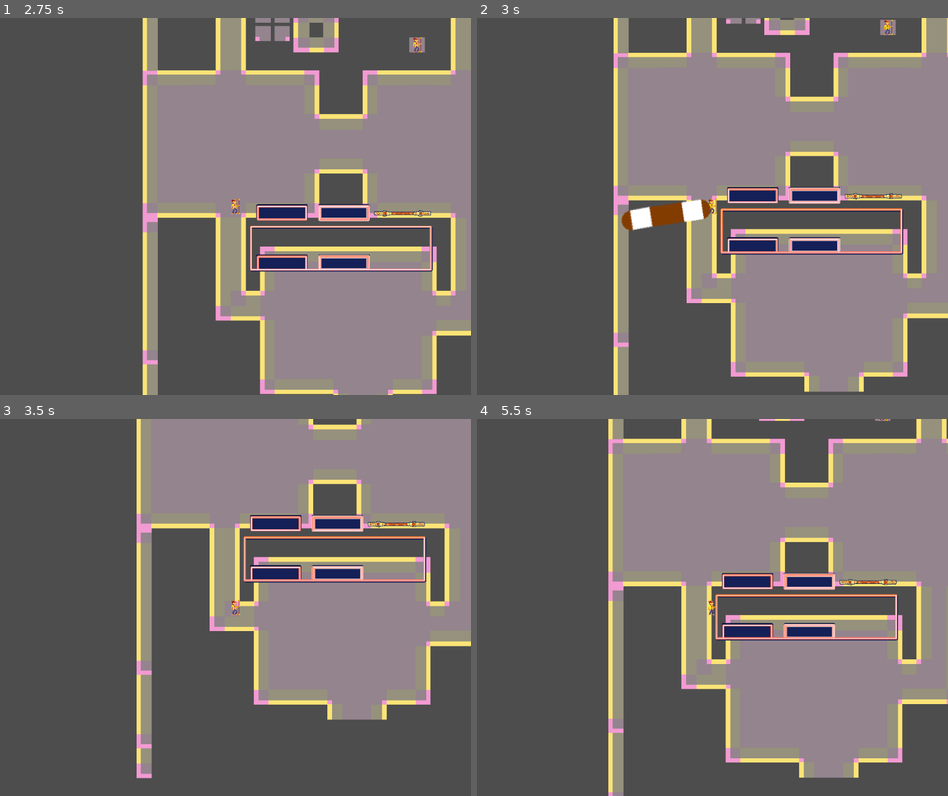
Above: before the commit, frames 1-4 (two rows, left to right).
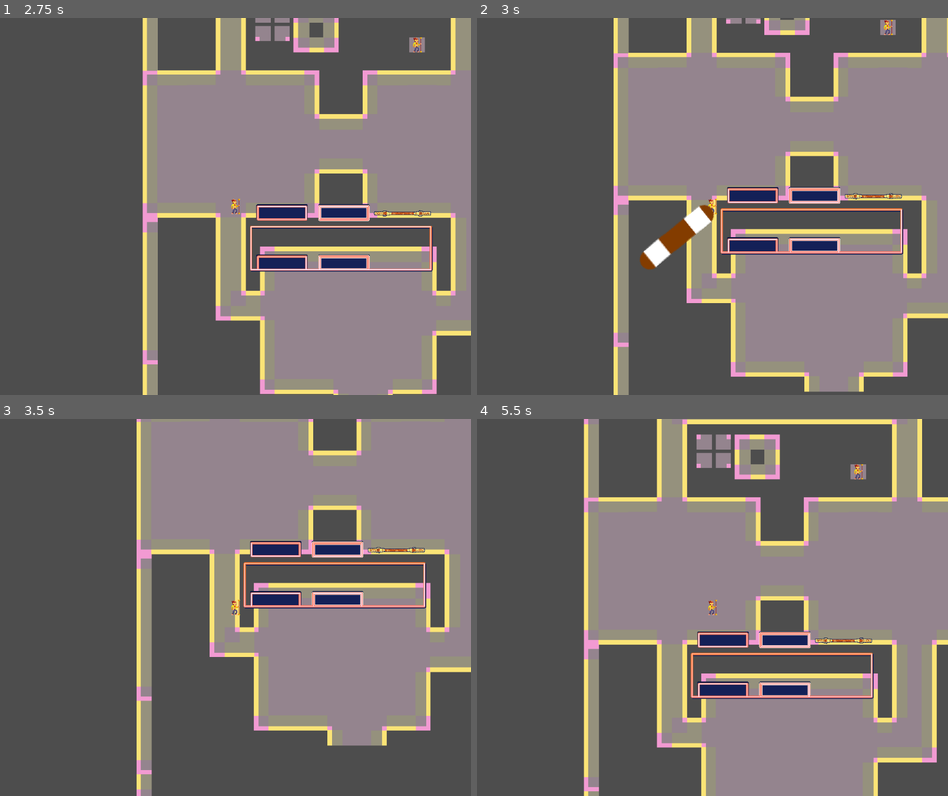
Above: after the commit, the same moments.

Repository: nonagaga/pizza-jam
Game: Godot game, scene res://Utility/SceneManager/scene_manager.tscn
Same seed, same stepped clock (60 frames per second), same inputs: the game is played once before the commit and once after it. The engine's default icon, where the game draws it, is replaced by a stand-in: a white triangle on a blue panel in a dark square.
Inputs (mouse positions are in pixels of both pictures, inside the frame that each line leads up to):
- Up to frame 1 (2.75 s): click "Start" at 0.5 s; click "Start" at 1.25 s; move the mouse to (339, 187) at 2.02 s; hold D (Move Right) from 2.03 s (still down); click (339, 187) at 2.1 s; tap Space (ui_select) at 2.27 s
- Up to frame 2 (3 s): move the mouse to (618, 225) at 2.77 s; release D (Move Right) at 2.78 s; hold S (Move Down) from 2.78 s (still down); click (618, 225) at 2.85 s
- Up to frame 3 (3.5 s): keep holding S (Move Down); tap Space (ui_select) at 3.02 s
- Up to frame 4 (5.5 s): move the mouse to (759, 524) at 3.52 s; release S (Move Down) at 3.53 s; hold D (Move Right) 3.53-4.28 s; click (759, 524) at 3.6 s; move the mouse to (688, 682) at 4.27 s; hold W (Move Up) 4.28-5.03 s; click (688, 682) at 4.35 s; tap Space (ui_select) at 4.52, 5.27 s; move the mouse to (853, 664) at 5.02 s; hold A (Move Left) from 5.03 s (still down); click (853, 664) at 5.1 s

Frame 1 is identical in both runs. In frame 2, 1.7% of the frame differs, in the area x 30-51%, y 47-67%; in frame 3, 18%; in frame 4, 42%, in the area x 22-100%, y 0-100%.

Commit message:
functional health

Diff:
--- a/Abilities/AbilityProjectile.gd
+++ b/Abilities/AbilityProjectile.gd
@@ -9,9 +9,12 @@
 var _time_alive = 0.0 as float
 @export var follows_owner = false as bool
 
+var originator: Entity
+var ability_roll: AbilityRoll
+
 func _ready() -> void:
-	pass
-	#aim_rotation = rad_to_deg(get_angle_to(get_global_mouse_position()))
+	set_collision_layer_value(9, true)
+	set_collision_mask_value(9, true)
 
 func _physics_process(delta: float) -> void:
 	rotation_degrees = remap(_time_alive, 0.0, lifetime, starting_rotation, ending_rotation)
--- a/Abilities/AbilitySlot.gd
+++ b/Abilities/AbilitySlot.gd
@@ -42,18 +42,8 @@
 	if !can_use_ability():
 		return
 
-	var abroll = ability.ar_modifier.generate_ability_roll()
-	entity.modify_ability_roll(abroll)
-
-	var ms = abroll.get_final_multishot()
-
 	if ability.projectile != null:
-		if ability.tag_melee:
-			var sep_deg = 360.0 / ms
-			for i in range(ms):
-				_spawn_projectile(target_pos, abroll, sep_deg * i)
-		else:
-			_spawn_projectile(target_pos, abroll)
+		_shoot_projectile(target_pos)
 
 	if ability.effects != null:
 		for effect in ability.effects:
@@ -67,9 +57,26 @@
 
 	_slot_countdown = ability.slot_cooldown
 
+func _shoot_projectile(target_pos: Vector2) -> void:
+	var abroll = ability.ar_modifier.generate_ability_roll()
+	entity.modify_ability_roll(abroll)
+
+	var ms = abroll.get_final_multishot()
+
+	if ability.tag_melee:
+		var sep_deg = 360.0 / ms
+		for i in range(ms):
+			_spawn_projectile(target_pos, abroll, sep_deg * i)
+	else:
+		_spawn_projectile(target_pos, abroll)
+
 func _spawn_projectile(target_pos: Vector2, abroll: AbilityRoll,
 		additional_rotation_deg: float = 0.0) -> void:
 	var proj = ability.projectile.instantiate() as AbilityProjectile
+
+	proj.originator = entity
+	proj.ability_roll = abroll
+
 	proj.aim_rotation = rad_to_deg(entity.global_position.angle_to_point(target_pos)
 		) + additional_rotation_deg
 	proj.scale *= abroll.get_final_range()
--- a/Abilities/Circle Swing/Circle Swing Ability.tscn
+++ b/Abilities/Circle Swing/Circle Swing Ability.tscn
@@ -10,12 +10,12 @@
 [sub_resource type="Resource" id="Resource_4ovpc"]
 script = ExtResource("3_q2dc6")
 base_damage = 30.0
-base_multishot = 3.0
+base_multishot = 2.0
 metadata/_custom_type_script = "uid://c0ny0w83asqax"
 
 [sub_resource type="Resource" id="Resource_jo2oe"]
 script = ExtResource("6_cwsp5")
-walk_speed_mult = -0.4
+walk_speed_mult = -0.6
 metadata/_custom_type_script = "uid://r7ii7483bc4a"
 
 [sub_resource type="Resource" id="Resource_oa24y"]
--- a/Abilities/Circle Swing/Circle Swing Effect.tscn
+++ /dev/null
@@ -1,20 +0,0 @@
-[gd_scene format=3 uid="uid://ef2jgprhwdri"]
-
-[ext_resource type="Script" uid="uid://5og2uxwi2y2e" path="res://Effects/EntityEffect.gd" id="1_tuxp0"]
-[ext_resource type="Texture2D" uid="uid://mwakwgr8pkc7" path="res://Abilities/Circle Swing/circle swing.png" id="2_3nq3f"]
-[ext_resource type="Script" uid="uid://r7ii7483bc4a" path="res://Rolls/StatRollModifier.gd" id="3_yvebo"]
-
-[sub_resource type="Resource" id="Resource_7irq2"]
-script = ExtResource("3_yvebo")
-walk_speed_bonus = -2.0
-walk_speed_mult = -0.2
-metadata/_custom_type_script = "uid://r7ii7483bc4a"
-
-[node name="CircleSwingEffect" type="Node" unique_id=1389107003]
-script = ExtResource("1_tuxp0")
-effect_icon = ExtResource("2_3nq3f")
-stat_roll_modifier = SubResource("Resource_7irq2")
-is_permanent = false
-stacks_separately = true
-lifespan = 0.5
-metadata/_custom_type_script = "uid://5og2uxwi2y2e"
--- a/Abilities/Codex Dash/Codex Dash Ability.tscn
+++ b/Abilities/Codex Dash/Codex Dash Ability.tscn
@@ -3,18 +3,12 @@
 [ext_resource type="Script" uid="uid://cch8y4ugk455o" path="res://Abilities/Ability.gd" id="1_22u1c"]
 [ext_resource type="Texture2D" uid="uid://cabph165cr3in" path="res://Abilities/Codex Dash/dash.png" id="2_3a038"]
 [ext_resource type="Script" uid="uid://5og2uxwi2y2e" path="res://Effects/EntityEffect.gd" id="3_3a038"]
-[ext_resource type="Script" uid="uid://c0ny0w83asqax" path="res://Rolls/AbilityRollModifier.gd" id="3_srvti"]
 [ext_resource type="Resource" uid="uid://b8rq06un3o31c" path="res://Effects/eff_mvmt_codex_dash.tres" id="5_srvti"]
-
-[sub_resource type="Resource" id="Resource_c5dn3"]
-script = ExtResource("3_srvti")
-metadata/_custom_type_script = "uid://c0ny0w83asqax"
 
 [node name="Codex Dash Ability" type="Node" unique_id=552780746]
 script = ExtResource("1_22u1c")
 ability_name = "Codex Dash"
 ability_icon = ExtResource("2_3a038")
-ar_modifier = SubResource("Resource_c5dn3")
 slot_cooldown = 1.0
 effects = Array[ExtResource("3_3a038")]([ExtResource("5_srvti")])
 metadata/_custom_type_script = "uid://cch8y4ugk455o"
--- a/Abilities/Left Swing/Left Swing Projectile.tscn
+++ b/Abilities/Left Swing/Left Swing Projectile.tscn
@@ -7,13 +7,13 @@
 size = Vector2(230, 50)
 
 [node name="LeftSwingProjectile" type="CharacterBody2D" unique_id=1662636722]
-collision_layer = 0
-collision_mask = 0
+collision_layer = 256
+collision_mask = 256
 motion_mode = 1
 script = ExtResource("1_anfi6")
-starting_rotation = 40.0
-ending_rotation = -40.0
-lifetime = 0.25
+starting_rotation = 50.0
+ending_rotation = -50.0
+lifetime = 0.15
 follows_owner = true
 metadata/_custom_type_script = "uid://bfe2bxvrm0ckr"
 
--- /dev/null
+++ b/Abilities/Right Swing/Right Swing Ability.tscn
@@ -0,0 +1,24 @@
+[gd_scene format=3 uid="uid://ddor4v8jhoemv"]
+
+[ext_resource type="Script" uid="uid://cch8y4ugk455o" path="res://Abilities/Ability.gd" id="1_68kpk"]
+[ext_resource type="Texture2D" uid="uid://cfmeumu83h3mh" path="res://Abilities/Right Swing/right swing.png" id="2_hw23a"]
+[ext_resource type="Script" uid="uid://c0ny0w83asqax" path="res://Rolls/AbilityRollModifier.gd" id="3_rlrjr"]
+[ext_resource type="PackedScene" uid="uid://qgaibw6j5r03" path="res://Abilities/Right Swing/Right Swing Projectile.tscn" id="4_0gxes"]
+
+[sub_resource type="Resource" id="Resource_bw3td"]
+script = ExtResource("3_rlrjr")
+base_damage = 25.0
+base_multishot = 1.0
+metadata/_custom_type_script = "uid://c0ny0w83asqax"
+
+[node name="Right Swing Ability" type="Node" unique_id=1919250664]
+script = ExtResource("1_68kpk")
+ability_name = "Right Swing"
+ability_icon = ExtResource("2_hw23a")
+ar_modifier = SubResource("Resource_bw3td")
+tag_melee = true
+slot_cooldown = 0.3
+combo_timer = 0.5
+projectile = ExtResource("4_0gxes")
+multishot_spread = 360.0
+metadata/_custom_type_script = "uid://cch8y4ugk455o"
--- a/Abilities/Right Swing/Right Swing Projectile.tscn
+++ b/Abilities/Right Swing/Right Swing Projectile.tscn
@@ -7,13 +7,13 @@
 size = Vector2(230, 50)
 
 [node name="RightSwingProjectile" type="CharacterBody2D" unique_id=2018038112]
-collision_layer = 0
-collision_mask = 0
+collision_layer = 256
+collision_mask = 256
 motion_mode = 1
 script = ExtResource("1_qjjs3")
-starting_rotation = -40.0
-ending_rotation = 40.0
-lifetime = 0.25
+starting_rotation = -60.0
+ending_rotation = 60.0
+lifetime = 0.15
 follows_owner = true
 metadata/_custom_type_script = "uid://bfe2bxvrm0ckr"
 
--- a/Abilities/Right Swing/Right Swing.tscn
+++ /dev/null
@@ -1,24 +0,0 @@
-[gd_scene format=3 uid="uid://ddor4v8jhoemv"]
-
-[ext_resource type="Script" uid="uid://cch8y4ugk455o" path="res://Abilities/Ability.gd" id="1_bi0ow"]
-[ext_resource type="Texture2D" uid="uid://cfmeumu83h3mh" path="res://Abilities/Right Swing/right swing.png" id="2_cuar2"]
-[ext_resource type="Script" uid="uid://c0ny0w83asqax" path="res://Rolls/AbilityRollModifier.gd" id="3_4ovpc"]
-[ext_resource type="PackedScene" uid="uid://qgaibw6j5r03" path="res://Abilities/Right Swing/Right Swing Projectile.tscn" id="3_b27ek"]
-
-[sub_resource type="Resource" id="Resource_bw3td"]
-script = ExtResource("3_4ovpc")
-base_damage = 25.0
-base_multishot = 1.0
-metadata/_custom_type_script = "uid://c0ny0w83asqax"
-
-[node name="RightSwing" type="Node" unique_id=1919250664]
-script = ExtResource("1_bi0ow")
-ability_name = "Right Swing"
-ability_icon = ExtResource("2_cuar2")
-ar_modifier = SubResource("Resource_bw3td")
-tag_melee = true
-slot_cooldown = 0.3
-combo_timer = 0.5
-projectile = ExtResource("3_b27ek")
-multishot_spread = 360.0
-metadata/_custom_type_script = "uid://cch8y4ugk455o"
--- a/Entities/Entity.tscn
+++ b/Entities/Entity.tscn
@@ -5,6 +5,9 @@
 
 [sub_resource type="RectangleShape2D" id="RectangleShape2D_g4v7s"]
 size = Vector2(100, 100)
+
+[sub_resource type="CircleShape2D" id="CircleShape2D_g4v7s"]
+radius = 70.0
 
 [node name="Entity" type="CharacterBody2D" unique_id=639906909]
 motion_mode = 1
@@ -16,3 +19,13 @@
 
 [node name="MainCollider" type="CollisionShape2D" parent="." unique_id=108793456]
 shape = SubResource("RectangleShape2D_g4v7s")
+
+[node name="Hitbox" type="Area2D" parent="." unique_id=2100489449]
+collision_layer = 257
+collision_mask = 257
+
+[node name="CollisionShape2D" type="CollisionShape2D" parent="Hitbox" unique_id=751187676]
+shape = SubResource("CircleShape2D_g4v7s")
+
+[connection signal="area_entered" from="Hitbox" to="." method="_on_hitbox_area_entered"]
+[connection signal="body_entered" from="Hitbox" to="." method="_on_hitbox_body_entered"]
--- a/Entities/EntityDirectorStats.gd
+++ b/Entities/EntityDirectorStats.gd
@@ -1,4 +1,11 @@
 class_name EntityDirectorStats extends Resource
+
+## Entities on the same team cannot damage each other and will not
+## pathfind towards each other.
+## [br][br]
+## Team 0: Enemies. [br]
+## Team 1: Player.
+@export var team = 0 as int
 
 ## When this enemy is spawned, how many of it should be created?
 @export var population_mult = 1.0 as float
--- /dev/null
+++ b/Entities/EntityDropTable.gd
@@ -0,0 +1,5 @@
+class_name EntityDropTable extends Resource
+
+@export var pickup_amt = 1 as int
+
+@export var pickups := [] as Array[PackedScene]
--- a/Entities/Godotbot.tscn
+++ b/Entities/Godotbot.tscn
@@ -6,6 +6,8 @@
 [ext_resource type="Script" uid="uid://bo74fsscbnqd1" path="res://Entities/Modules/MovementAI.gd" id="3_hms4s"]
 [ext_resource type="Script" uid="uid://c1pi6b1cu8by2" path="res://Entities/EntityCombatStats.gd" id="3_selh3"]
 [ext_resource type="Script" uid="uid://c63a4rftwo8ch" path="res://Entities/EntityDirectorStats.gd" id="4_gx638"]
+[ext_resource type="PackedScene" uid="uid://cgmgtxn1jiexi" path="res://Pickups/Boons/Pickup Random Boon.tscn" id="5_rxtae"]
+[ext_resource type="Script" uid="uid://jph0wm8g60ud" path="res://Entities/EntityDropTable.gd" id="6_rg81y"]
 [ext_resource type="Script" uid="uid://cnsr7os6okjd" path="res://Abilities/AbilitySlot.gd" id="7_3ve2a"]
 [ext_resource type="Script" uid="uid://blthoc0bdrqwn" path="res://Entities/Modules/AbilitySlotAI.gd" id="7_hms4s"]
 [ext_resource type="PackedScene" uid="uid://c5v0g21ebeius" path="res://Abilities/Left Swing/Left Swing Ability.tscn" id="8_gasj4"]
@@ -24,12 +26,19 @@
 script = ExtResource("4_gx638")
 metadata/_custom_type_script = "uid://c63a4rftwo8ch"
 
+[sub_resource type="Resource" id="Resource_y048k"]
+script = ExtResource("6_rg81y")
+pickup_amt = 35
+pickups = Array[PackedScene]([ExtResource("5_rxtae")])
+metadata/_custom_type_script = "uid://jph0wm8g60ud"
+
 [node name="Godotbot" unique_id=639906909 instance=ExtResource("1_wgj20")]
 civil = SubResource("Resource_wgj20")
 combat = SubResource("Resource_kxl0c")
 director = SubResource("Resource_e0011")
+drop_table = SubResource("Resource_y048k")
 
-[node name="MovementModule" type="Node" parent="." index="2" unique_id=1140205346]
+[node name="MovementModule" type="Node" parent="." index="3" unique_id=1140205346]
 script = ExtResource("2_selh3")
 metadata/_custom_type_script = "uid://bufnrj8520j8s"
 
@@ -37,7 +46,7 @@
 script = ExtResource("3_hms4s")
 metadata/_custom_type_script = "uid://bo74fsscbnqd1"
 
-[node name="Swing" type="Node" parent="." index="3" unique_id=1252636442 node_paths=PackedStringArray("default_ability")]
+[node name="Swing" type="Node" parent="." index="4" unique_id=1252636442 node_paths=PackedStringArray("default_ability")]
 script = ExtResource("7_3ve2a")
 default_ability = NodePath("LeftSwing")
 metadata/_custom_type_script = "uid://cnsr7os6okjd"
--- a/Entities/LiveStats.gd
+++ b/Entities/LiveStats.gd
@@ -1,4 +1,6 @@
 class_name LiveStats extends Object
+
+var _entity: Entity
 
 var health = 1.0 as float
 var max_health = 1.0 as float
@@ -6,3 +8,9 @@
 
 func get_pixel_speed() -> float:
 	return walk_speed * Physics.PIXEL_METER
+
+func deal_damage(amt: float, from: Entity = null) -> void:
+	health -= amt
+
+	if health <= 0.0:
+		_entity.die()
--- a/Entities/Player.tscn
+++ b/Entities/Player.tscn
@@ -9,7 +9,7 @@
 [ext_resource type="Texture2D" uid="uid://b80m5nfmsq45u" path="res://Abilities/Left Swing/left swing.png" id="6_drum4"]
 [ext_resource type="Script" uid="uid://1adqfnkapsco" path="res://Entities/Modules/AbilitySlotIO.gd" id="7_nn0oq"]
 [ext_resource type="Texture2D" uid="uid://cabph165cr3in" path="res://Abilities/Codex Dash/dash.png" id="8_w6hej"]
-[ext_resource type="PackedScene" uid="uid://ddor4v8jhoemv" path="res://Abilities/Right Swing/Right Swing.tscn" id="8_yytyf"]
+[ext_resource type="PackedScene" uid="uid://ddor4v8jhoemv" path="res://Abilities/Right Swing/Right Swing Ability.tscn" id="8_yytyf"]
 [ext_resource type="Script" uid="uid://cnsr7os6okjd" path="res://Abilities/AbilitySlot.gd" id="9_paumt"]
 [ext_resource type="PackedScene" uid="uid://c5v0g21ebeius" path="res://Abilities/Left Swing/Left Swing Ability.tscn" id="10_8td47"]
 [ext_resource type="PackedScene" uid="uid://deorq65d05rx" path="res://Abilities/Circle Swing/Circle Swing Ability.tscn" id="10_hmggr"]
@@ -28,6 +28,7 @@
 
 [sub_resource type="Resource" id="Resource_jo2oe"]
 script = ExtResource("4_opvli")
+team = 1
 metadata/_custom_type_script = "uid://c63a4rftwo8ch"
 
 [sub_resource type="InputEventAction" id="InputEventAction_cfvty"]
@@ -41,7 +42,7 @@
 combat = SubResource("Resource_oa24y")
 director = SubResource("Resource_jo2oe")
 
-[node name="MovementModule" type="Node" parent="." index="2" unique_id=1701972523]
+[node name="MovementModule" type="Node" parent="." index="3" unique_id=1701972523]
 script = ExtResource("2_0gd87")
 metadata/_custom_type_script = "uid://bufnrj8520j8s"
 
@@ -49,17 +50,16 @@
 script = ExtResource("3_c7jvw")
 metadata/_custom_type_script = "uid://b30auqqb707te"
 
-[node name="Primary Ability" type="Node" parent="." index="3" unique_id=1564335115 node_paths=PackedStringArray("default_ability")]
+[node name="Primary Ability" type="Node" parent="." index="4" unique_id=1564335115 node_paths=PackedStringArray("default_ability")]
 script = ExtResource("9_paumt")
-default_ability = NodePath("LeftSwing")
+default_ability = NodePath("LeftSwingAbility")
 metadata/_custom_type_script = "uid://cnsr7os6okjd"
 
-[node name="LeftSwing" parent="Primary Ability" index="0" unique_id=821849793 node_paths=PackedStringArray("combo_ability") instance=ExtResource("10_8td47")]
-combo_ability = NodePath("../RightSwing")
+[node name="LeftSwingAbility" parent="Primary Ability" index="0" unique_id=1098785488 node_paths=PackedStringArray("combo_ability") instance=ExtResource("10_8td47")]
+combo_ability = NodePath("../Right Swing Ability")
 
-[node name="RightSwing" parent="Primary Ability" index="1" unique_id=1919250664 node_paths=PackedStringArray("combo_ability") instance=ExtResource("8_yytyf")]
+[node name="Right Swing Ability" parent="Primary Ability" index="1" unique_id=1919250664 node_paths=PackedStringArray("combo_ability") instance=ExtResource("8_yytyf")]
 combo_ability = NodePath("../CircleSwing")
-combo_timer = 1.0
 
 [node name="CircleSwing" parent="Primary Ability" index="2" unique_id=233933718 instance=ExtResource("10_hmggr")]
 
@@ -68,23 +68,22 @@
 input_action = SubResource("InputEventAction_cfvty")
 metadata/_custom_type_script = "uid://1adqfnkapsco"
 
-[node name="Movement Ability" type="Node" parent="." index="4" unique_id=846931894 node_paths=PackedStringArray("default_ability")]
+[node name="Movement Ability" type="Node" parent="." index="5" unique_id=846931894 node_paths=PackedStringArray("default_ability")]
 script = ExtResource("9_paumt")
 default_ability = NodePath("CodexDashAbility")
 metadata/_custom_type_script = "uid://cnsr7os6okjd"
 
 [node name="CodexDashAbility" parent="Movement Ability" index="0" unique_id=552780746 instance=ExtResource("12_yytyf")]
-slot_cooldown = 0.1
 
 [node name="AbilitySlotIO" type="Node" parent="Movement Ability" index="1" unique_id=397377878]
 script = ExtResource("7_nn0oq")
 input_action = SubResource("InputEventAction_mwl8m")
 metadata/_custom_type_script = "uid://1adqfnkapsco"
 
-[node name="Camera2D" type="Camera2D" parent="." index="5" unique_id=975768696]
+[node name="Camera2D" type="Camera2D" parent="." index="6" unique_id=975768696]
 zoom = Vector2(0.34, 0.34)
 
-[node name="TestUI" type="Control" parent="." index="6" unique_id=374077456]
+[node name="TestUI" type="Control" parent="." index="7" unique_id=374077456]
 layout_mode = 3
 anchors_preset = 0
 
--- a/Entities/entity.gd
+++ b/Entities/entity.gd
@@ -5,8 +5,9 @@
 @export var civil: EntityCivilStats
 @export var combat: EntityCombatStats
 @export var director: EntityDirectorStats
+@export var drop_table: EntityDropTable
 
-@onready var live = LiveStats.new()
+@onready var live := LiveStats.new()
 
 ## This is true when the entity is being forced to move somehow.
 ## After the forced movement ends (push, pull, dash, etc.), this becomes false.
@@ -20,7 +21,9 @@
 signal added_buff_icon(texture_rect: TextureRect)
 
 func _ready() -> void:
+	live._entity = self
 	update_stats()
+	full_heal()
 
 func _physics_process(delta: float) -> void:
 	move_and_slide()
@@ -41,6 +44,9 @@
 
 func get_movement_module() -> MovementModule:
 	return _movement_module
+
+func full_heal() -> void:
+	live.health = live.max_health
 
 # Effects
 
@@ -124,3 +130,25 @@
 		eh.modify_stat_roll(stroll)
 
 	return stroll
+
+# Damage, Death
+
+func die() -> void:
+	var root = get_tree().root
+
+	for i in drop_table.pickup_amt:
+		var p = drop_table.pickups.pick_random().instantiate() as Pickup
+		root.add_child(p)
+		p.global_position = global_position + Vector2(randf(), randf()) * Physics.PIXEL_METER * 1
+
+	queue_free()
+
+func _on_hitbox_body_entered(body: Node2D) -> void:
+
+	if body is AbilityProjectile:
+		if body.originator.director.team == director.team:
+			return
+
+		live.deal_damage(body.ability_roll.get_final_damage(), body.originator)
+
+	pass # Replace with function body.
--- a/project.godot
+++ b/project.godot
@@ -112,6 +112,11 @@
 ]
 }
 
+[layer_names]
+
+2d_physics/layer_1="Geometry"
+2d_physics/layer_9="Projectiles"
+
 [physics]
 
 3d/physics_engine="Jolt Physics"
Not shown, added: Entities/EntityDropTable.gd.uid
